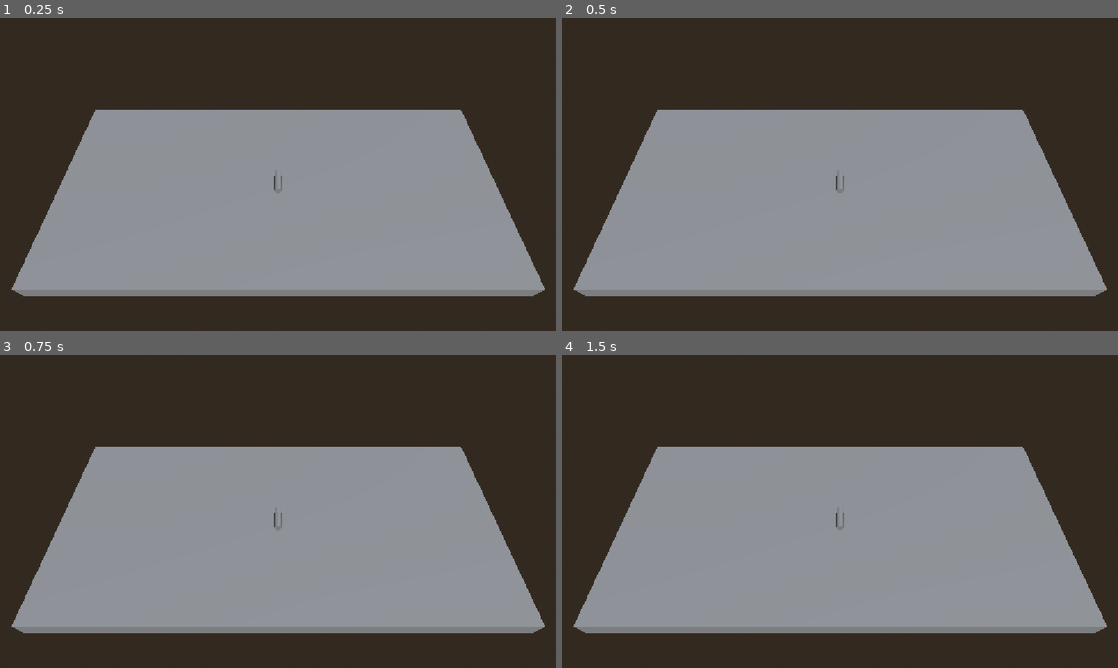
Above: before the commit, frames 1-4 (two rows, left to right).
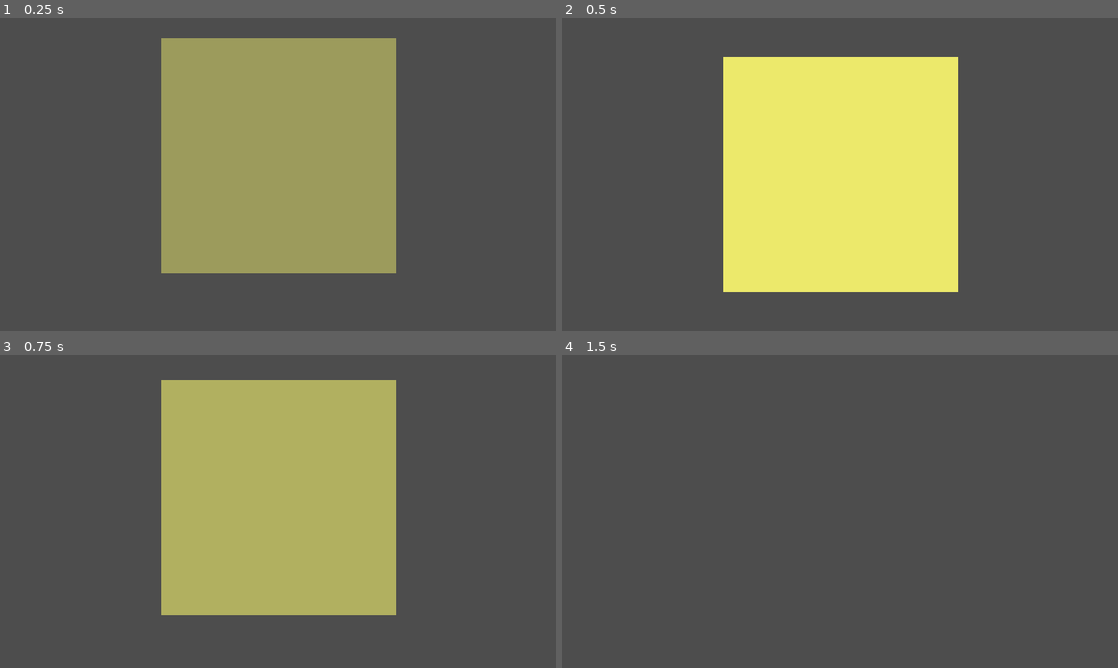
Above: after the commit, the same moments.

Repository: PortalGolem/BrackeysGameJam20262
Game: Godot game, scene res://Scenes/pop_up.tscn
Same seed, same stepped clock (60 frames per second), same inputs: the game is played once before the commit and once after it. Before the commit the project starts from res://Scenes/TableSpace.tscn.
Inputs (mouse positions are in pixels of both pictures, inside the frame that each line leads up to):
- Up to frame 1 (0.25 s): no input
- Up to frame 2 (0.5 s): no input
- Up to frame 3 (0.75 s): move the mouse to (400, 495) at 0.52 s; press the mouse at (400, 495) at 0.53 s
- Up to frame 4 (1.5 s): move the mouse to (728, 527) at 1.27 s; release the mouse at (728, 527) at 1.28 s; click (728, 527) at 1.35 s

The runs differ from the first frame. In frame 1, 100% of the frame differs, in the area x 0-100%, y 0-100%; in frame 2, 100%; in frame 3, 100%; in frame 4, 100%.

Commit message:
sound effects and post it changes

Diff:
--- /dev/null
+++ b/Scenes/item_create_postit.gd
@@ -0,0 +1,17 @@
+extends Node3D
+
+
+# Called when the node enters the scene tree for the first time.
+func _ready() -> void:
+	pass # Replace with function body.
+
+
+# Called every frame. 'delta' is the elapsed time since the previous frame.
+func _process(delta: float) -> void:
+	pass
+
+
+func _on_item_inspect_object() -> void:
+	var _postit = PostIt.new()
+	_postit.create("hello world", "blue")
+	pass # Replace with function body.
--- a/Scenes/pop_up.gd
+++ b/Scenes/pop_up.gd
@@ -1,16 +1,25 @@
-
 extends CanvasLayer
 
-var char_spd = 0.04
+var char_spd = 0.7
 var char_cur = 0
 @export var text = "\n\n\nHey Dan! Could you send this over to Stacy upstairs?\n\n Best, \n Nathan"
 
 var opacity = 0
-var opacity_speed = 0.001
+var opacity_speed = 0.0333333333
 var position_offset = 80
 var fade_out = false
 
 var color = "yellow"
+var text_sound = [preload("res://Sounds/Text/txt1.wav"), preload("res://Sounds/Text/txt2.wav"),
+preload("res://Sounds/Text/txt3.wav"), preload("res://Sounds/Text/txt4.wav"), preload("res://Sounds/Text/txt5.wav"),
+preload("res://Sounds/Text/txt6.wav"), preload("res://Sounds/Text/txt7.wav"), preload("res://Sounds/Text/txt8.wav"),
+preload("res://Sounds/Text/txt9.wav"), preload("res://Sounds/Text/txt10.wav"), preload("res://Sounds/Text/txt11.wav"),
+preload("res://Sounds/Text/txt12.wav"), preload("res://Sounds/Text/txt13.wav"), preload("res://Sounds/Text/txt14.wav"),
+preload("res://Sounds/Text/txt15.wav"),preload("res://Sounds/Text/txt16.wav"),preload("res://Sounds/Text/txt17.wav")]
+var page_sound = [preload("res://Sounds/Page/page1.wav"), preload("res://Sounds/Page/page2.wav"), preload("res://Sounds/Page/page3.wav")]
+var sound_time = 0
+var sound_next = 0
+
 
 
 # Called when the node enters the scene tree for the first time.
@@ -21,14 +30,17 @@
 		$Control/ColorRect.color = Color(0.53, 0.978, 0.926)
 	if color == "pink":
 		$Control/ColorRect.color = Color(0.993, 0.839, 0.885)
+	if color == "rand":
+		$Control/ColorRect.color = gen_random_choice([Color(0.925, 0.914, 0.42), Color(0.53, 0.978, 0.926), Color(0.993, 0.839, 0.885)])
 
 	$Control.position.y = $Control.position.y - position_offset
-
+	$AudioStreamPlayer.stream = page_sound.pick_random()
+	$AudioStreamPlayer.play()
 	pass # Replace with function body.
 
 
 # Called every frame. 'delta' is the elapsed time since the previous frame.
-func _process(delta: float) -> void:
+func _physics_process(delta: float) -> void:
 
 #fade in anim
 	if fade_out == false:
@@ -39,17 +51,32 @@
 
 	if opacity >= 1:
 	#writing in the text
-		char_cur += char_spd
-		var text_cur = text.substr(0, char_cur)
-		$Control/ColorRect/RichTextLabel.text = text_cur
-		pass
+		if char_cur <= text.length():
+			char_cur += char_spd
+			sound_time += 1
+			if sound_time >= sound_next:
+				var sound_spd = 12
+				sound_next += sound_spd
+				$AudioStreamPlayer.stream = text_sound.pick_random()
+				$AudioStreamPlayer.play()
+			var text_cur = text.substr(0, char_cur)
+			$Control/ColorRect/RichTextLabel.text = text_cur
+			pass
 
 	if Input.is_action_just_pressed("m_left"):
 		fade_out = true
+		$AudioStreamPlayer.stream = page_sound.pick_random()
+		$AudioStreamPlayer.play()
 
 	if fade_out == true:
 		opacity-= opacity_speed
 		$Control.modulate.a = opacity
 		$Control.position.y -= position_offset/(1/opacity_speed)
+
 		if opacity == 0:
 			self.queue_free()
+
+func gen_random_choice(choices):
+	randomize() # Should probably put randomize() outside,
+					# since it only needs to be called once per game
+	return choices[randi() % choices.size() -1]
--- a/Scenes/pop_up.tscn
+++ b/Scenes/pop_up.tscn
@@ -3,6 +3,8 @@
 [ext_resource type="Script" uid="uid://cso0qh67tq0x6" path="res://Scenes/pop_up.gd" id="1_tv3en"]
 
 [sub_resource type="SystemFont" id="SystemFont_3fiop"]
+
+[sub_resource type="AudioStreamWAV" id="AudioStreamWAV_tv3en"]
 
 [node name="CanvasLayer" type="CanvasLayer" unique_id=1171853667]
 follow_viewport_enabled = true
@@ -46,3 +48,7 @@
 theme_override_fonts/normal_font = SubResource("SystemFont_3fiop")
 theme_override_font_sizes/normal_font_size = 2
 scroll_active = false
+
+[node name="AudioStreamPlayer" type="AudioStreamPlayer" parent="." unique_id=26261569]
+stream = SubResource("AudioStreamWAV_tv3en")
+max_polyphony = 11
--- a/project.godot
+++ b/project.godot
@@ -11,7 +11,7 @@
 [application]
 
 config/name="Brackeys GameJam"
-run/main_scene="uid://cvlrfj50brt4"
+run/main_scene="uid://f84b7diwus4n"
 config/features=PackedStringArray("4.7", "GL Compatibility")
 config/icon="res://icon.svg"
 
Not shown, added: Scenes/item_create_postit.gd.uid
Not shown, added: Sounds/Page/page1.wav.import
Not shown, added: Sounds/Page/page2.wav.import
Not shown, added: Sounds/Page/page3.wav.import
Not shown, added: Sounds/Text/txt1.wav.import
Not shown, added: Sounds/Text/txt10.wav.import
Not shown, added: Sounds/Text/txt11.wav.import
Not shown, added: Sounds/Text/txt12.wav.import
Not shown, added: Sounds/Text/txt13.wav.import
Not shown, added: Sounds/Text/txt14.wav.import
Not shown, added: Sounds/Text/txt15.wav.import
Not shown, added: Sounds/Text/txt16.wav.import
(and 31 more such lines)
